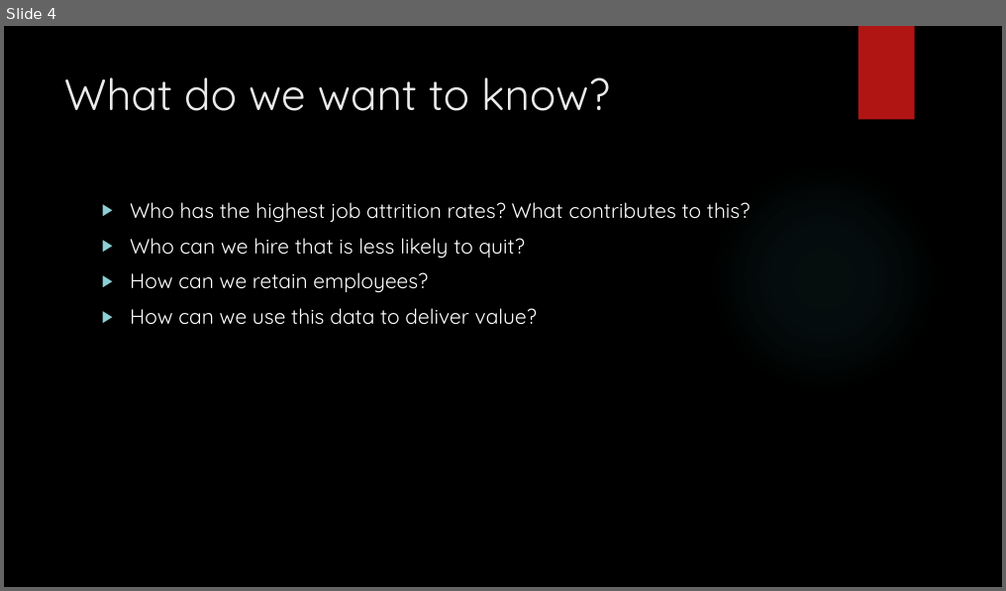
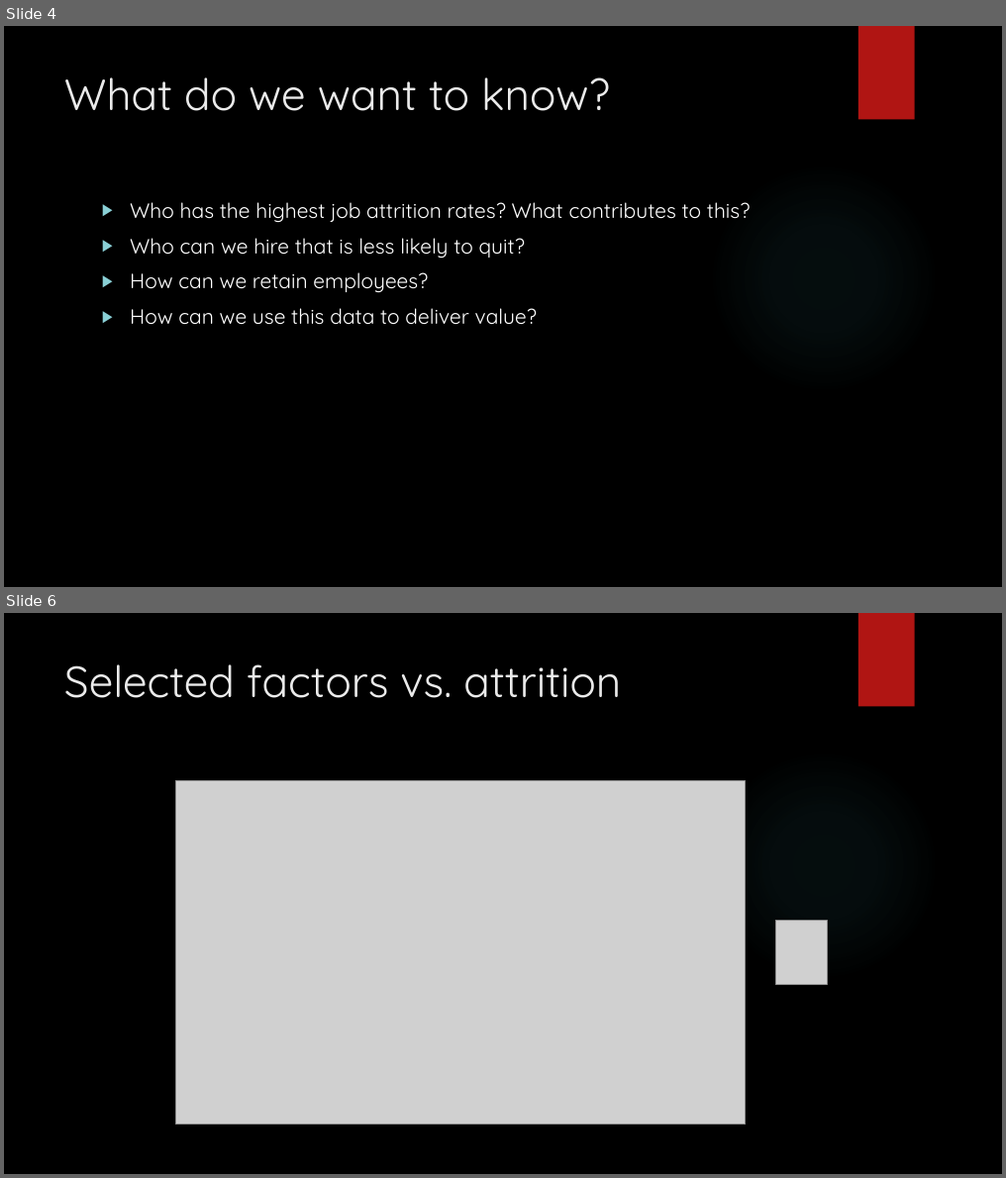
Before and after one commit to vazquezs123/DATA_SCIENCE_CS02, a slide deck: case_study_02_presentation.pptx. Shown one above the other, each under a label of ours: slide 4 before the commit, slides 4 and 6 after it; the slides between them are not shown. The pictures are 1006x591 and 1006x1178 pixels, drawn with LibreOffice and Linux fonts; fonts in the diff are those of the drawing; grey boxes stand for pictures; background and template pictures are left out. Boxes give left, top, right and bottom in pixels: in the first picture for what was removed or moved away, otherwise in the second. Text is boxed around its words. In the diff, an @@ line names an element or a change of style, - is before the commit and + after.

```diff
--- a/case_study_02_presentation.pptx
+++ b/case_study_02_presentation.pptx
@@ slide 6 added at bbox=[4, 613, 1002, 1174], background picture (left out); not listed: 2 template elements that a slide beside it also shows @@
@@ title added at bbox=[64, 664, 621, 698], 42 pt, text #EBEBEB @@
+Selected factors vs. attrition
@@ picture added at bbox=[175, 780, 746, 1124] @@
@@ picture added at bbox=[776, 921, 827, 984] @@
```
Also in this commit, not shown: 10 other slides added.
